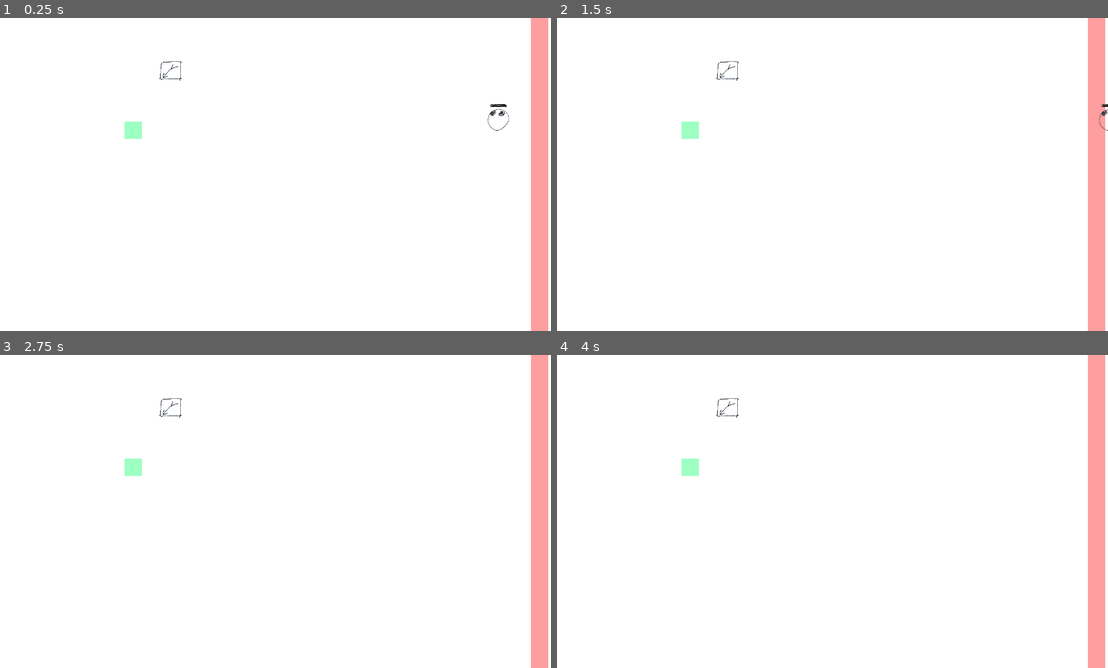
Above: before the commit, frames 1-4 (two rows, left to right).
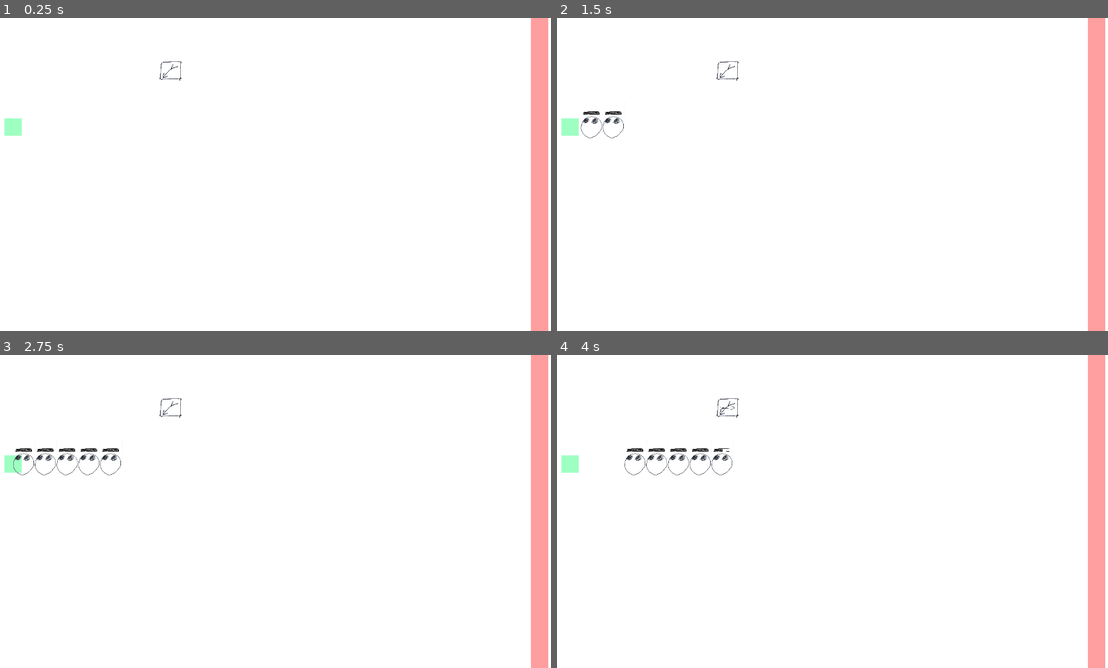
Above: after the commit, the same moments.

Repository: OzuYatamutsu/notebook-tower-defense
Game: Godot game, scene res://levels/test_level.tscn
Same seed, same stepped clock (60 frames per second), same inputs: the game is played once before the commit and once after it.
Inputs:
- Up to frame 1 (0.25 s): no input
- Up to frame 2 (1.5 s): no input
- Up to frame 3 (2.75 s): no input
- Up to frame 4 (4 s): no input

The runs differ from the first frame. In frame 1, 0.5% of the frame differs, in the area x 0-93%, y 27-39%; in frame 2, 0.6%; in frame 3, 0.8%, in the area x 0-26%, y 29-39%; in frame 4, 0.8%.
Error before the commit: Invalid assignment of property or key 'timeout' with value of type 'float' on a base object of type 'Timer'. (res://components/level_spawn.gd:11)

Commit message:
Get waves working

Diff:
--- a/components/level_spawn.gd
+++ b/components/level_spawn.gd
@@ -8,16 +8,22 @@
 @onready var SpawnTimer = $SpawnTimer
 
 func _ready() -> void:
-    SpawnTimer.timeout = SPAWN_TIMER_SECS
+    SpawnTimer.wait_time = SPAWN_TIMER_SECS
 
     # On level load, register to the global spawner
-    add_to_group(GameState.LEVEL_SPAWNER_GROUP)
+    add_to_group(Level.LEVEL_SPAWNER_GROUP)
+
+func activate() -> void:
+    SpawnTimer.start()
+
+func deactivate() -> void:
+    SpawnTimer.stop()
 
 func spawn(mob: Mob):
-    mob.global_position = global_position
     get_tree().get_first_node_in_group(
         GameState.MOBS_GROUP
     ).add_child(mob)
+    mob.global_position = global_position
 
 func _on_spawn_timer_timeout() -> void:
     emit_signal(spawn_mob.get_name())
--- a/components/wave.gd
+++ b/components/wave.gd
@@ -1,19 +1,29 @@
 class_name Wave
 extends Node2D
 
+signal wave_started
+signal wave_ended
+
 # How many of each Mob should we spawn?
-@export var WAVE_CONTENTS: Dictionary[Mob, int]
-@export var CURRENT_WAVE_CONTENTS: Array[Mob]
+@export var WAVE_CONTENTS: Dictionary  # [String, int]
+@export var CURRENT_WAVE_CONTENTS: Array  # [String]
 
-func _init(wave_contents: Dictionary[Mob, int]) -> void:
+func _init(wave_contents: Dictionary) -> void:
     WAVE_CONTENTS = wave_contents
     for mob in WAVE_CONTENTS:
         for i in range(WAVE_CONTENTS[mob]):
             CURRENT_WAVE_CONTENTS.append(mob)
     CURRENT_WAVE_CONTENTS.shuffle()
 
+func start() -> void:
+    emit_signal(wave_started.get_name())
+
+func end() -> void:
+    emit_signal(wave_ended.get_name())
+
 func pop() -> Mob:
-    return CURRENT_WAVE_CONTENTS.pop_front()
+    var mob = CURRENT_WAVE_CONTENTS.pop_front()
+    return load(mob).instantiate()
 
 func is_empty() -> bool:
     return CURRENT_WAVE_CONTENTS.is_empty()
--- a/levels/level.gd
+++ b/levels/level.gd
@@ -17,11 +17,21 @@
     GameState.PLAYER_LIVES_START = 5  # TODO
     for wave_contents in WAVE_CONTENTS:
         WAVES.append(Wave.new(wave_contents))
+    CURRENT_WAVE = WAVES.pop_front()
     GameState._on_level_load()
+
+func start_wave() -> void:
+    CURRENT_WAVE.start()
+    SPAWNER.activate()
+
+func end_wave() -> void:
+    CURRENT_WAVE.stop()
+    SPAWNER.deactivate()
 
 func _on_spawn_signal() -> void:
     if CURRENT_WAVE.is_empty():
         return
+
     var mob_to_spawn: Mob = CURRENT_WAVE.pop()
 
     print("Spawning: " + str(mob_to_spawn))
--- a/levels/test_level.gd
+++ b/levels/test_level.gd
@@ -2,5 +2,9 @@
 
 func _init() -> void:
     WAVE_CONTENTS = [
-        {Basic: 5}
+        {"res://mobs/Basic.tscn": 5}
     ]
+
+func _ready():
+    super._ready()
+    start_wave()
--- a/levels/test_level.tscn
+++ b/levels/test_level.tscn
@@ -1,6 +1,5 @@
-[gd_scene load_steps=6 format=3 uid="uid://bmvftpnl3dmue"]
+[gd_scene load_steps=5 format=3 uid="uid://bmvftpnl3dmue"]
 
-[ext_resource type="PackedScene" uid="uid://gqhmvpyej27v" path="res://mobs/Basic.tscn" id="1_uhqc2"]
 [ext_resource type="Script" uid="uid://bmk50h27nnoqd" path="res://levels/test_level.gd" id="1_w7r7j"]
 [ext_resource type="PackedScene" uid="uid://bg26ahjkoli5k" path="res://towers/ArrowTower.tscn" id="2_vsgju"]
 [ext_resource type="PackedScene" uid="uid://deg46c6o3hqg4" path="res://components/level_hitbox.tscn" id="3_gmgay"]
@@ -22,9 +21,6 @@
 [node name="mobs" type="Node2D" parent="viewport" groups=["mobs"]]
 scale = Vector2(0.1, 0.1)
 
-[node name="Basic" parent="viewport/mobs" instance=ExtResource("1_uhqc2")]
-position = Vector2(11340, 2340)
-
 [node name="towers" type="Node2D" parent="viewport" groups=["towers"]]
 scale = Vector2(0.1, 0.1)
 
@@ -39,4 +35,4 @@
 scale = Vector2(1, 19.35)
 
 [node name="LevelSpawn" parent="." instance=ExtResource("5_o6mel")]
-position = Vector2(320, 258)
+position = Vector2(44, 251)
--- a/mobs/basic.gd
+++ b/mobs/basic.gd
@@ -2,6 +2,6 @@
 extends Mob
 
 func _ready():
-    self.HEALTH_BAR.set_max_hp(100.0)
+    self.MAX_HP = 100.0
     self.SPEED = 1000.0
     super._ready()
--- a/mobs/mob.gd
+++ b/mobs/mob.gd
@@ -3,11 +3,13 @@
 
 signal mob_killed
 
+@export var MAX_HP: float
 @export var SPEED: float
 
 @onready var HEALTH_BAR: HpBar = $HpBar
 
 func _ready() -> void:
+    HEALTH_BAR.set_max_hp(MAX_HP)
     connect("area_entered", _on_hit)
     HEALTH_BAR.connect("no_hp", _on_death)
 
